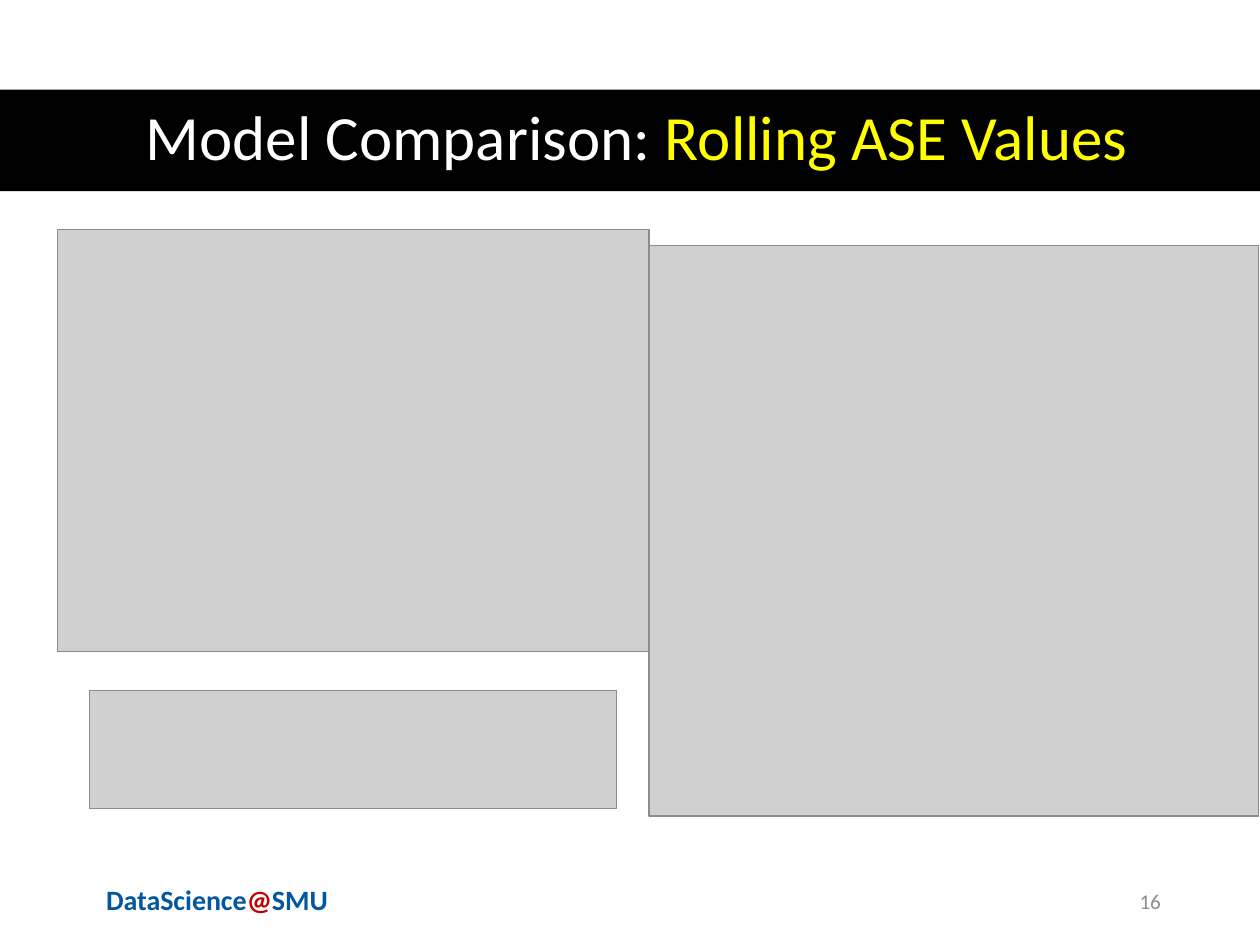
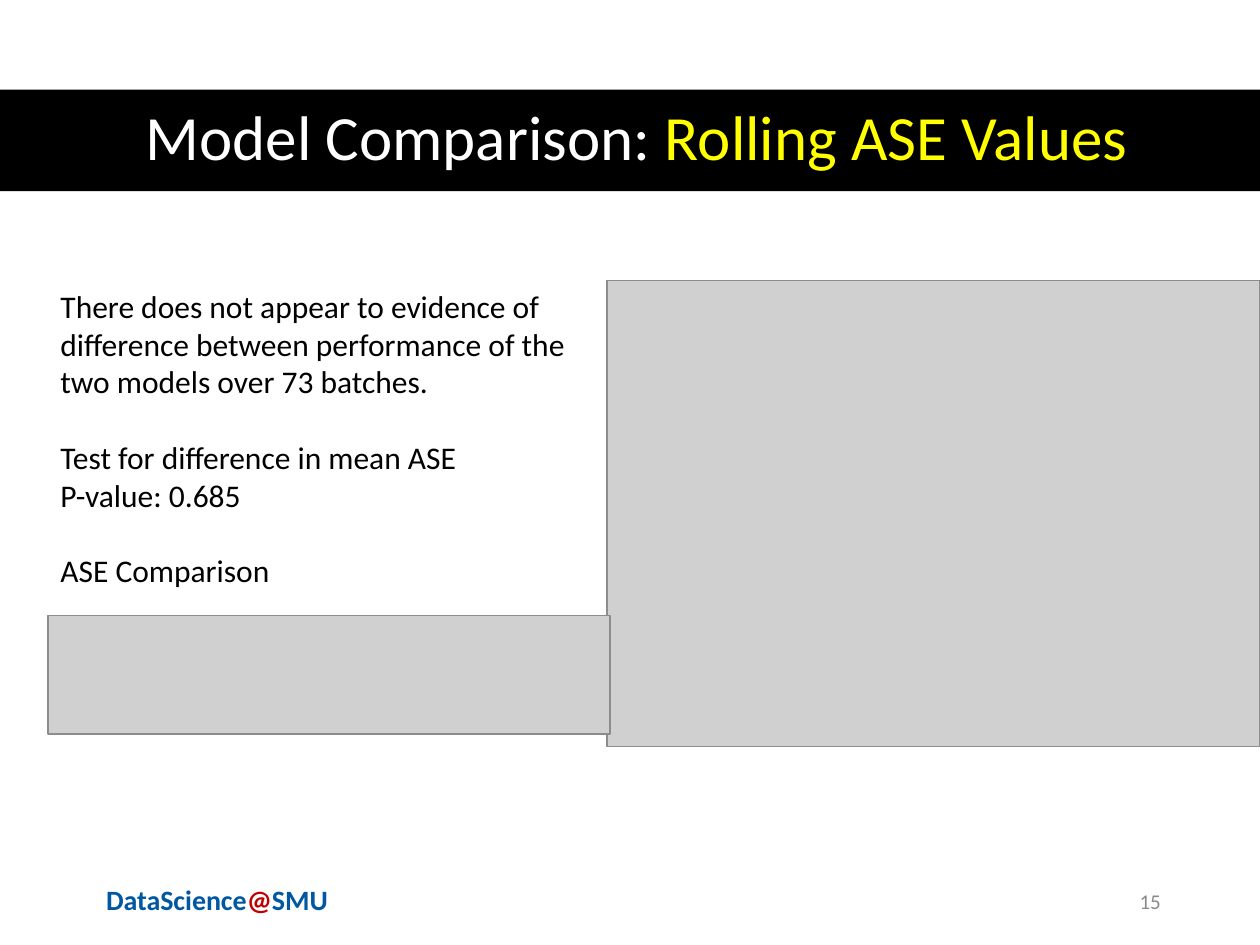
Before and after one commit to sjmiller8182/gdp_prediction, a slide deck: slide 15 of presentation/forecasting_recessions.pptx (slide 16 before the commit). Drawn at 1260x945 pixels with LibreOffice and Linux fonts; fonts in the diff are those of the drawing; grey boxes stand for pictures; background and template pictures are left out. Boxes give left, top, right and bottom in pixels: in the first picture for what was removed or moved away, otherwise in the second. Text is boxed around its words. In the diff, an @@ line names an element or a change of style, - is before the commit and + after.

```diff
--- a/presentation/forecasting_recessions.pptx
+++ b/presentation/forecasting_recessions.pptx
@@ picture removed at (649, 246, 1259, 816) @@
@@ text added at (60, 296, 565, 587), 18 pt, text #000000 @@
+There does not appear to evidence of difference between performance of the two models over 73 batches.
+Test for difference in mean ASE
+P-value: 0.685
+ASE Comparison
@@ picture: place and size @@
-picture at (58, 229, 649, 651)
+picture at (607, 281, 1260, 747)
@@ picture added at (48, 616, 610, 735) @@
@@ picture removed at (89, 690, 616, 809) @@
@@ page number at (1140, 895, 1161, 909): text changed @@
-16
+15
```
Also in this commit, not shown: 9 other slides changed, 1 slide removed, 1 other file.
